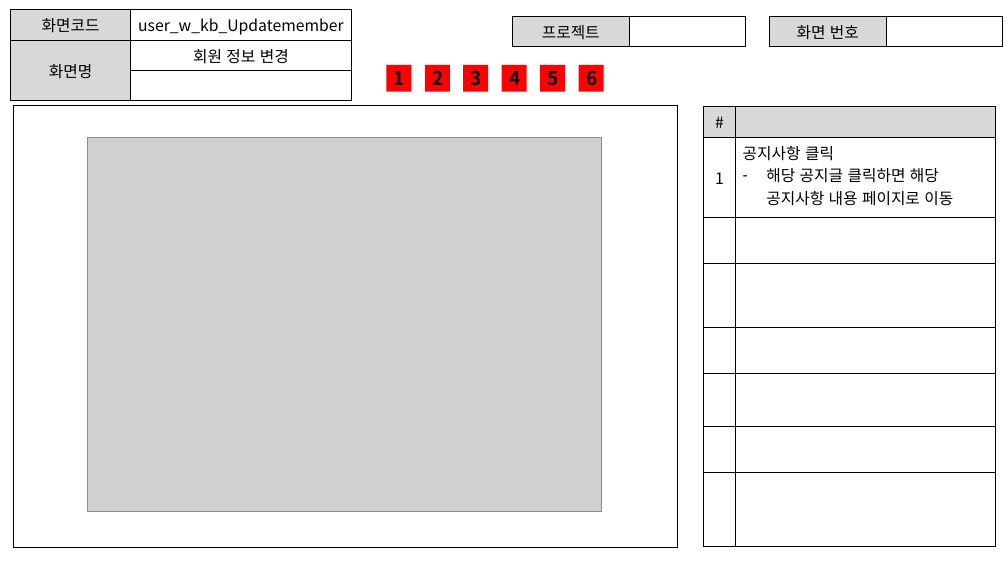
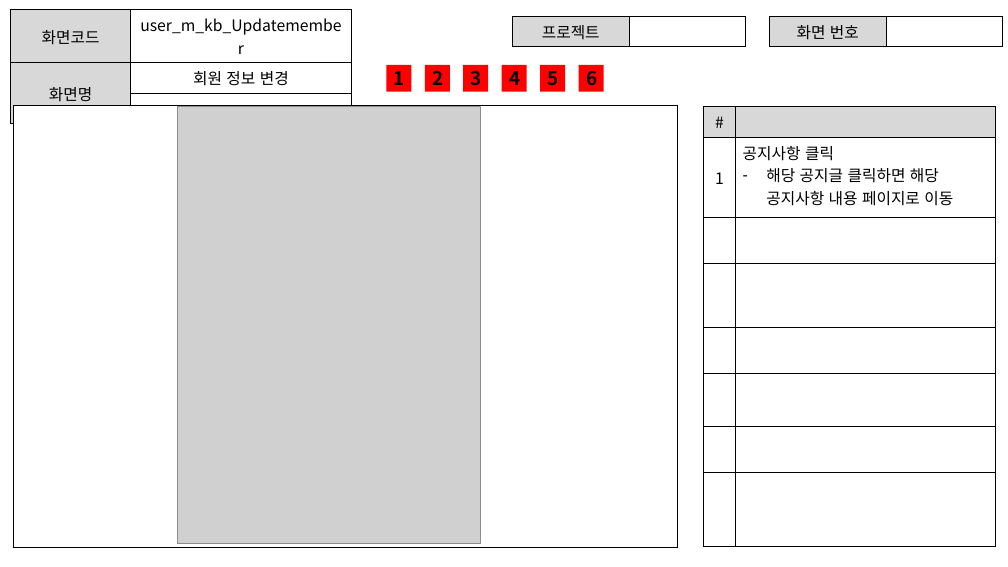
Before and after one commit to ezenteam2/RentalEquip, a slide deck: slide 5 of 0 발표용 파워포인트/project04 - 파워포인트 종합 - 기범.pptx (slide 3 before the commit). Drawn at 1008x567 pixels with LibreOffice and Linux fonts; fonts in the diff are those of the drawing; grey boxes stand for pictures. Boxes give left, top, right and bottom in pixels: in the first picture for what was removed or moved away, otherwise in the second. Text is boxed around its words. In the diff, an @@ line names an element or a change of style, - is before the commit and + after.

```diff
--- a/0 발표용 파워포인트/project04 - 파워포인트 종합 - 기범.pptx
+++ b/0 발표용 파워포인트/project04 - 파워포인트 종합 - 기범.pptx
@@ table at [11, 10, 352, 105] @@
-row 1, column 2: user_w_kb_Updatemember
+row 1, column 2: user_m_kb_Updatemember
@@ picture: place and size @@
-picture at [88, 138, 601, 512]
+picture at [178, 107, 481, 543]
```
Also in this commit, not shown: 4 other slides changed, 9 slides added.
